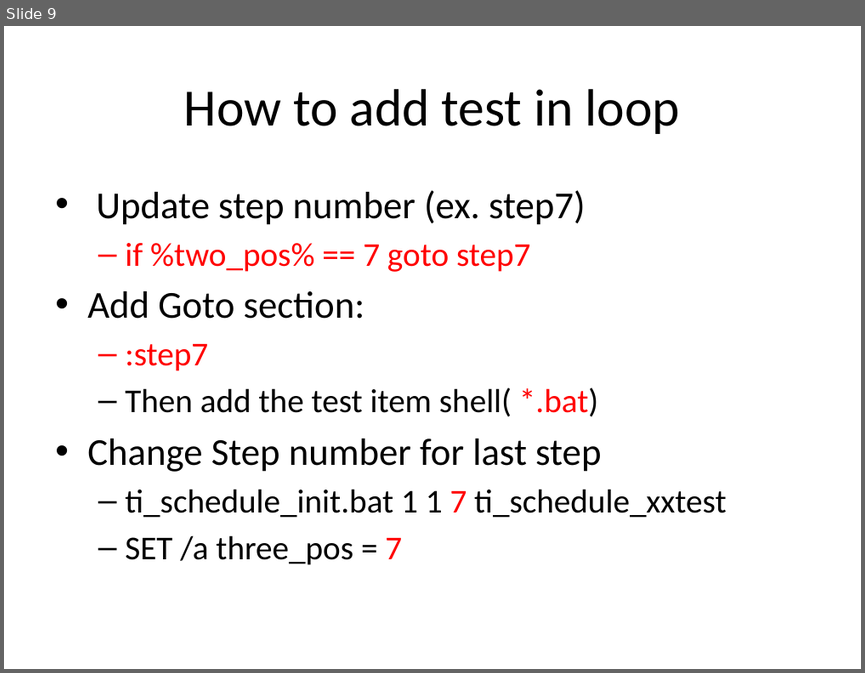
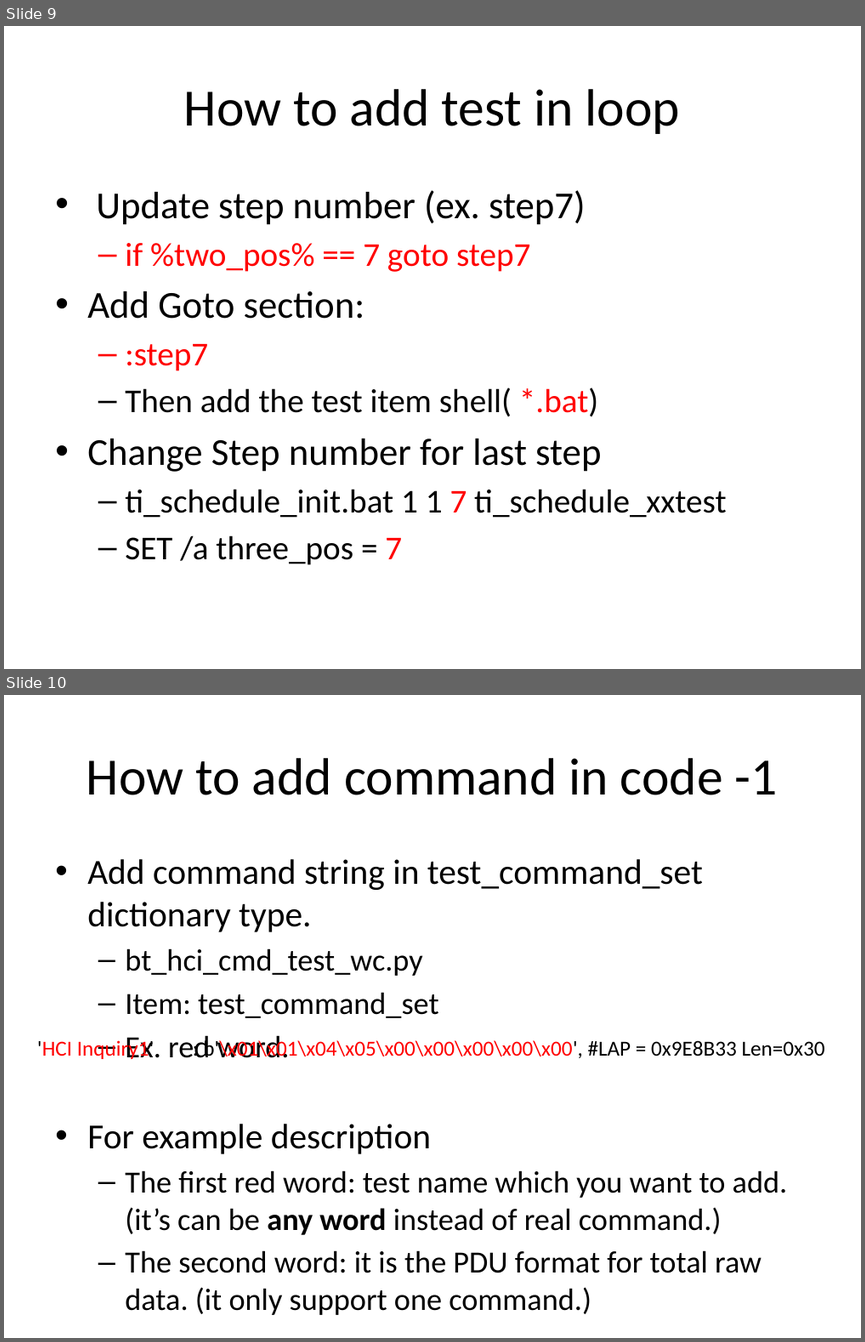
Before and after one commit to Wayne777Chiu/python_bt_hci_cmd_test, a slide deck: doc/structure.pptx. Shown one above the other, each under a label of ours: slide 9 before the commit, slides 9 and 10 after it. The pictures are 865x673 and 865x1342 pixels, drawn with LibreOffice and Linux fonts; fonts in the diff are those of the drawing. Boxes give left, top, right and bottom in pixels: in the first picture for what was removed or moved away, otherwise in the second. Text is boxed around its words. In the diff, an @@ line names an element or a change of style, - is before the commit and + after.

```diff
--- a/doc/structure.pptx
+++ b/doc/structure.pptx
@@ slide 10 added at (4, 695, 861, 1338), background #FFFFFF @@
@@ title added at (86, 758, 778, 795), 44 pt, text #000000 @@
+How to add command in code -1
@@ text added at (87, 859, 788, 1273), 25.9 pt, text #000000 @@
+• Add command string in test_command_set dictionary type.
+  – bt_hci_cmd_test_wc.py
+  – Item: test_command_set
+  – Ex. red word.
+• For example description
+  – The first red word: test name which you want to add. (it’s can be any word instead of real command.)
+  – The second word: it is the PDU format for total raw data. (it only support one command.)
@@ text added at (37, 1038, 825, 1059), 18 pt, text #FF0000 @@
+'HCI Inquiry1' : b'\x01\x01\x04\x05\x00\x00\x00\x00\x00', #LAP = 0x9E8B33 Len=0x30
```
Also in this commit, not shown: 2 other slides added.
